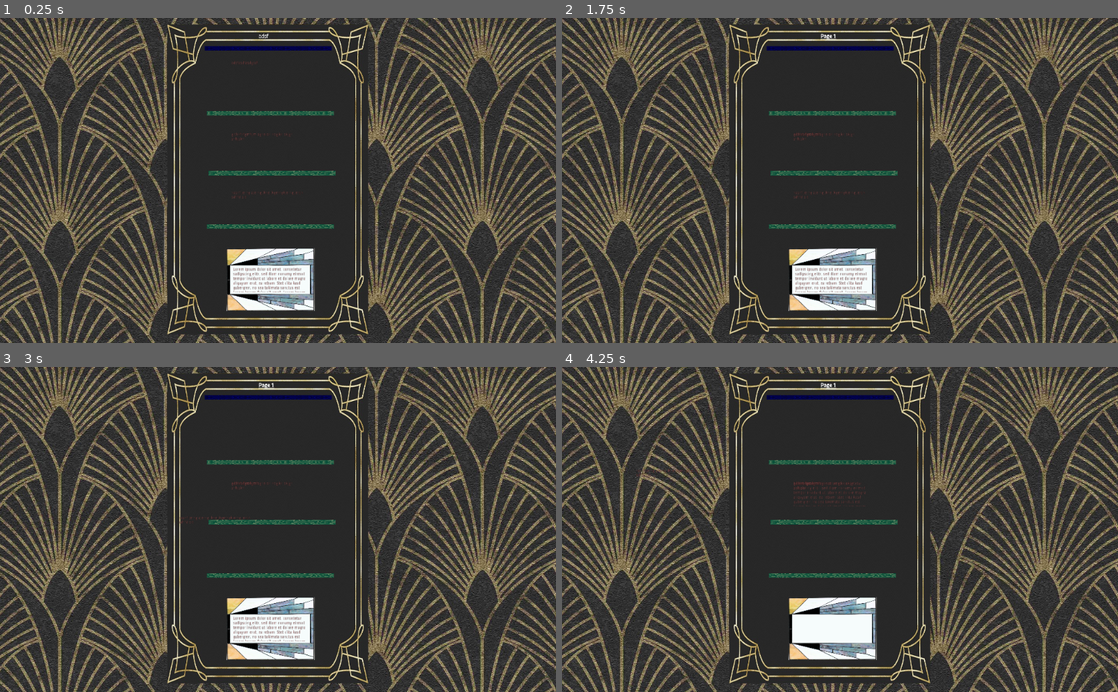
Above: before the commit, frames 1-4 (two rows, left to right).
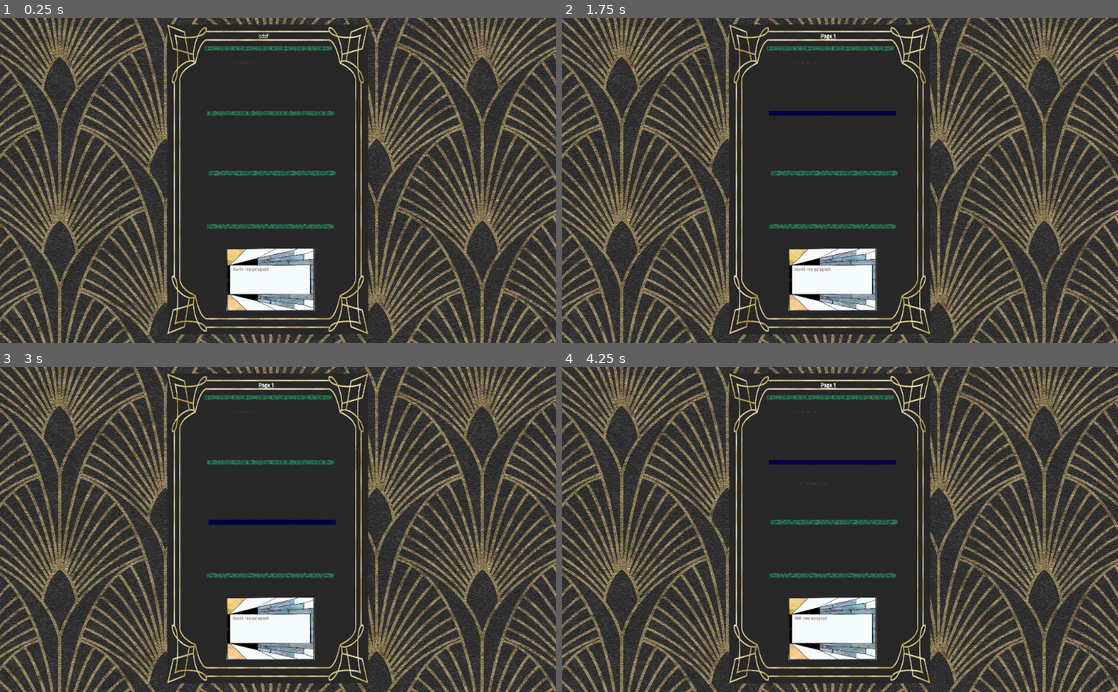
Above: after the commit, the same moments.

Repository: NiklasRiewald/GGJ2020
Game: Godot game, scene res://rich_text_bbcode.tscn
The game is run twice, just before and just after one commit, with the same random seed, the same clock (stepped at 60 frames per second) and the same inputs.
Inputs (mouse positions are in pixels of both pictures, inside the frame that each line leads up to):
- Up to frame 1 (0.25 s): no input
- Up to frame 2 (1.75 s): tap Enter at 0.5 s; drag from (862, 63) to (751, 37) at 0.52 s; tap Space at 1.25 s; drag from (723, 47) to (828, 144) at 1.27 s
- Up to frame 3 (3 s): tap Enter at 2 s; click (266, 493) at 2.17 s; tap Space at 2.75 s; drag from (266, 552) to (111, 480) at 2.77 s
- Up to frame 4 (4.25 s): tap Enter at 3.5 s; drag from (834, 627) to (828, 493) at 3.52 s

The runs differ from the first frame. In frame 1, 0.8% of the frame differs, in the area x 36-60%, y 8-85%; in frame 2, 1.2%; in frame 3, 1.2%, in the area x 32-61%, y 8-85%; in frame 4, 0.9%.
Error after the commit: Invalid get index '1' (on base: 'Array'). (res://DragableText.gd:97)

Commit message:
update
update

Diff:
--- a/DragableText.gd
+++ b/DragableText.gd
@@ -5,35 +5,147 @@
 var lastMouseY;
 
 var separators = []
+var texts = []
+var numberSeparators = 0
+
+var active_text_index = 0
+
+var hadActiveDragLastFrame = false
+
+var isNewParagraph = false
+
+var newParagraph
+
+var originalPosition
+
+var originalSiteIndex = 0
+
+var currentPage = 0
+
+var end_text = "You now have all parts of the story. Click here if you think you have figured out the correct order!"
+
+var logs
+
+var isEndText = false
 
 # Called when the node enters the scene tree for the first time.
 func _ready():
 	separators = [
-		get_node("../separator1")
+		get_node("../separator1"),
+		get_node("../separator2"),
+		get_node("../separator3"),
+		get_node("../separator4")
 	]
-	separators[0].modulate = Color(0, 0, 1)
-	pass # Replace with function body.
+	texts = [
+		get_node("../Text1/RichTextLabel"),
+		get_node("../Text2/RichTextLabel"),
+		get_node("../Text3/RichTextLabel")
+	]
+	newParagraph = get_node("../TextNew/RichTextLabel")
+	logs = get_node("../Log")
+
+	numberSeparators=len(separators)
+
+	if get_node("RichTextLabel") == newParagraph:
+		isNewParagraph=true
+
+	if get_node("RichTextLabel") == texts[1]:
+		originalSiteIndex = 1
+	if get_node("RichTextLabel") == texts[2]:
+		originalSiteIndex = 2
+
+
+	originalPosition = get_global_position()
+
+	_push_new_update()
+	_update_paragraphs()
 
 
 func _process(delta):
+	var currentMouseX = get_global_mouse_position().x
+	var currentMouseY = get_global_mouse_position().y
+
 	if dragMouse:
+		if isEndText:
+			_end_game()
+
 		set_global_position(
 			Vector2(
-				get_global_position().x + get_global_mouse_position().x - lastMouseX,
-				get_global_position().y + get_global_mouse_position().y - lastMouseY
+				get_global_position().x + currentMouseX - lastMouseX,
+				get_global_position().y + currentMouseY - lastMouseY
 				)
 			)
+		hadActiveDragLastFrame = true
+	else:
+		if hadActiveDragLastFrame:
+			set_global_position(originalPosition)
+			print(logs.paragraphs)
+			var textToInsert = get_node("RichTextLabel").bbcode_text
+			var index_to_insert = currentPage * (numberSeparators -1) + active_text_index
+			if isNewParagraph:
+				if len(logs.paragraphs) % (numberSeparators -1) == 1 and active_text_index == 2:
+					logs.paragraphs.insert(
+						index_to_insert -1,
+						""
+					)
+				logs.paragraphs.insert(
+					index_to_insert,
+					textToInsert
+				)
+				_push_new_update()
+			else:
+				var textToSwitch = logs.paragraphs[index_to_insert]
+				logs.paragraphs[index_to_insert] = textToInsert
+				var index_to_switch_from = currentPage * (numberSeparators -1) + originalSiteIndex
+				print(index_to_switch_from)
+				logs.paragraphs[index_to_switch_from] = textToSwitch
+			_update_paragraphs()
+
+		hadActiveDragLastFrame = false
+
+
+	for i in range(0, numberSeparators):
+		var minY = separators[i].get_global_position().y
+		var maxY = 86856527
+		if i < numberSeparators - 1:
+			maxY = separators[i+1].get_global_position().y
+
+		if currentMouseY >= minY and currentMouseY <= maxY:
+			_toggle_separator(i)
+
+
 	lastMouseX = get_global_mouse_position().x
 	lastMouseY = get_global_mouse_position().y
 
+func _update_paragraphs():
+	var start_index = currentPage * (numberSeparators - 1)
+	var end_index = start_index + numberSeparators - 1
+	var j = 0
+	for i in range(start_index, end_index):
+		if i < len(logs.paragraphs):
+			texts[j].set_bbcode(logs.paragraphs[i])
+			j +=1
 
+func _toggle_separator(separator_index):
+	for separator in separators:
+		separator.modulate = Color(1, 1, 1)
+		active_text_index = separator_index
+	separators[separator_index].modulate = Color(0, 0, 1)
 
 func _on_Area2D_input_event(viewport, event, shape_idx):
-	print("ne")
 	if event is InputEventMouseButton:
-		print("ok")
 		if event.is_pressed():
 			dragMouse=true
 		else:
 			dragMouse=false
 	pass
+
+func _push_new_update():
+	if len(logs.new_paragraphs) > 0:
+		newParagraph.set_bbcode(logs.new_paragraphs.pop_front())
+	else:
+		newParagraph.set_bbcode(end_text)
+		isEndText = true
+
+func _end_game():
+	print("end_game!")
--- a/Log.gd
+++ b/Log.gd
@@ -20,7 +20,19 @@
 	"[b][u]Page 6[/u][/b]",
 ]
 
-var paragraphs = []
+var paragraphs = [
+	"first sentence",
+]
+
+var new_paragraphs = [
+	"first new paragraph",
+	"seconds new paragraph",
+	"third new paragraph",
+	"fourth new paragraph",
+	"fifth new paragraph",
+	"sixth new paragraph",
+	"seventh new paragraph",
+]
 
 var current_position = 0
 
--- a/rich_text_bbcode.gd
+++ b/rich_text_bbcode.gd
@@ -1,7 +1 @@
 extends Panel
-
-func _set_paragraph(bbcode, paragraph_position):
-	print("set paragraph")
-
-func _create_paragraph(bbcode, paragraph_position):
-	print("create paragraph")
--- a/rich_text_bbcode.tscn
+++ b/rich_text_bbcode.tscn
@@ -97,7 +97,6 @@
 margin_bottom = 80.0
 mouse_filter = 2
 custom_colors/default_color = Color( 0.541176, 0.270588, 0.270588, 1 )
-text = "adsfasdfasdgsdf"
 scroll_active = false
 __meta__ = {
 "_edit_use_anchors_": false
@@ -117,7 +116,6 @@
 margin_bottom = 80.0
 mouse_filter = 2
 custom_colors/default_color = Color( 0.541176, 0.270588, 0.270588, 1 )
-text = "grthnfnfgmhjm agnersn nsgjkn skjgn snhjskn "
 scroll_active = false
 __meta__ = {
 "_edit_use_anchors_": false
@@ -137,7 +135,6 @@
 margin_bottom = 80.0
 mouse_filter = 2
 custom_colors/default_color = Color( 0.541176, 0.270588, 0.270588, 1 )
-text = "nasnf jerng ajerng jkne jkgerngkjerng jenjn sdf fd srt "
 scroll_active = false
 __meta__ = {
 "_edit_use_anchors_": false
